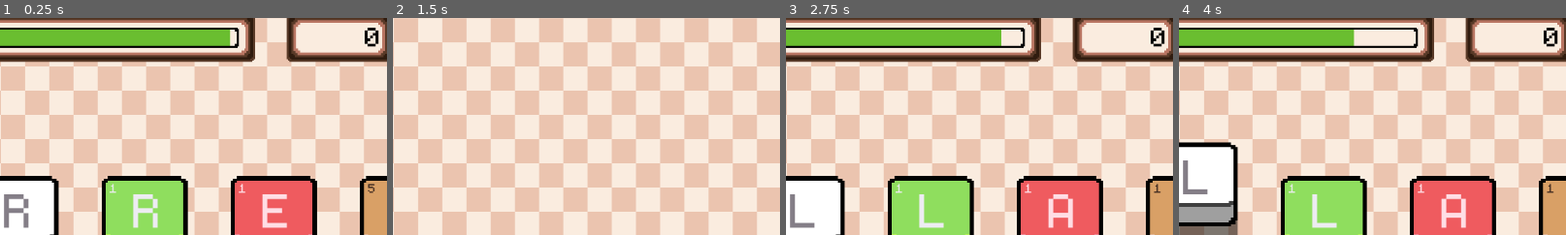
Above: before the commit, frames 1-4 (left to right).
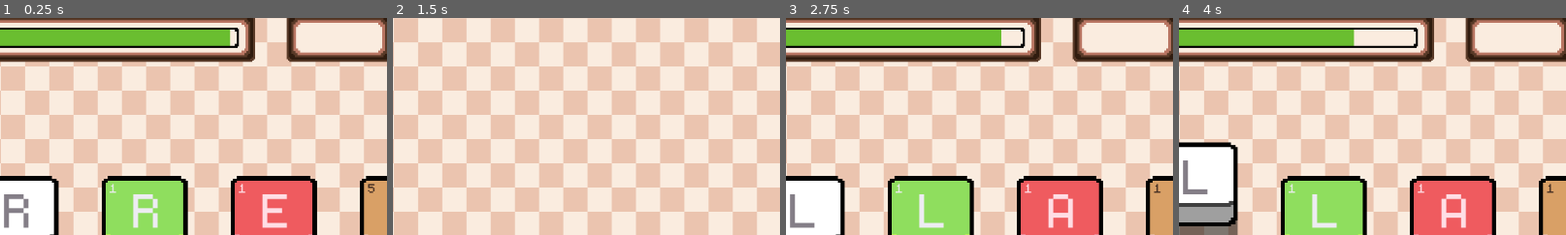
Above: after the commit, the same moments.

Repository: lohchness/Swivle
Game: Godot game, scene res://scenes/Game.tscn
Two runs of this game, one before a commit and one after it. Both use one fixed random seed, a clock stepped at 60 frames per second and the inputs below.
Inputs (mouse positions are % of the whole screen's width and height, from its top left):
- Up to frame 1 (0.25 s): no input
- Up to frame 2 (1.5 s): tap Enter (DEBUG_END) at 0.5 s; move the mouse to (8, 60) at 0.52 s; tap 5 (FIVE) at 0.6 s; click (8, 60) at 0.67 s; tap Space (Pivot) at 1.25 s; move the mouse to (30, 55) at 1.27 s; tap 4 (FOUR) at 1.35 s; click (30, 55) at 1.42 s
- Up to frame 3 (2.75 s): tap Enter (DEBUG_END) at 2 s; move the mouse to (60, 28) at 2.02 s; tap 1 (ONE) at 2.1 s; click (60, 28) at 2.17 s
- Up to frame 4 (4 s): move the mouse to (24, 60) at 2.77 s; tap Space (Pivot) at 2.85, 3.5 s; click (24, 60) at 2.92 s; move the mouse to (41, 60) at 3.52 s; right-click (41, 60) at 3.6 s; click (41, 60) at 3.67 s
The pictures show only the part of the screen within x 39-89%, y 13-63%; the shares and areas given below are measured in that part.

The runs differ from the first frame. In frame 1, 0.2% of the frame differs, in the area x 94-98%, y 4-14%; in frame 2, nothing differs; in frame 3, 0.2%; in frame 4, 0.2%.
Error after the commit: Invalid assignment of property or key 'text' with value of type 'String' on a base object of type 'null instance'. (res://scripts/Game.gd:41)

Commit message:
chore: linting

Diff:
--- a/scripts/Game.gd
+++ b/scripts/Game.gd
@@ -2,24 +2,23 @@
 
 enum State {GAMEOVER, PAUSED, MAINMENU, RUNNING}
 
+var game_state: State = State.RUNNING
 var total_score: int = 0
 var text: String = ""
 
-var game_state: State = State.RUNNING
-
 @onready var hand: Hand = $Hand
 @onready var processor: Processor = $WordProcessor
-@onready var scoreCounter: Label = $TopBar/ScoreCounter
+@onready var score_counter: Label = $TopBar/score_counter
 @onready var timer: CountdownBar = $TopBar/Timer
 
 func _ready() -> void:
 	new_game()
 	hand.check_words.connect(Callable(self, "check_word"))
 	hand.pivoted.connect(Callable(self, "moved"))
-	scoreCounter.text = str(total_score)
+	score_counter.text = str(total_score)
 	timer.gameover.connect(Callable(self, "game_over"))
 
-func _process(delta) -> void:
+func _process(_delta: float) -> void:
 	match game_state:
 		State.RUNNING:
 			if Input.is_action_just_pressed("DEBUG_END"):
@@ -35,11 +34,11 @@
 
 func add_score(score : int) -> void:
 	total_score += score
-	scoreCounter.text = str(total_score)
+	score_counter.text = str(total_score)
 
 func set_score(score : int) -> void:
 	total_score = score
-	scoreCounter.text = str(total_score)
+	score_counter.text = str(total_score)
 
 func check_word(word : String, score : int) -> void:
 	var result = processor.all.find(word)
--- a/scripts/Hand.gd
+++ b/scripts/Hand.gd
@@ -1,26 +1,26 @@
+class_name Hand
 extends Node2D
-class_name Hand
-
-const key = preload("res://scenes/key.tscn")
-@onready var winsize = get_viewport().size
 
 signal key_selected(index: int)
 signal check_words(word: String, score: int)
 signal pivoted
 
-var x_offset = 25 # Initial position
+const NUM_KEYS: int = 6
 
-const NUM_KEYS: int = 6
 var keys: Array[Key]
 var selected_keys: Array[int] = []
 
+var x_offset = 25 # Initial position
 var base_position: Vector2
 var off_screen: Vector2 # Offset when game is over
+
+@onready var winsize = get_viewport().size
+@onready var key_scene = preload("res://scenes/key.tscn")
 
 func _ready() -> void:
 	# Initialize 6 Keys in Hand
 	for i in range(NUM_KEYS):
-		var newkey = key.instantiate()
+		var newkey = key_scene.instantiate()
 		add_child(newkey)
 		keys.append(newkey)
 		# Update hand position (look below)
@@ -84,7 +84,7 @@
 
 func append_letters(letters : String) -> void:
 	for i in letters:
-		var newkey = key.instantiate()
+		var newkey = key_scene.instantiate()
 		add_child(newkey)
 		keys.append(newkey)
 		newkey.position = Vector2(x_offset + winsize.x, winsize.y / 2)
--- a/scripts/Key.gd
+++ b/scripts/Key.gd
@@ -1,10 +1,5 @@
+class_name Key
 extends Node2D
-class_name Key
-
-@onready var letter: Label = $Letter
-@onready var score: Label = $Score
-@onready var area: Area2D = $Area2D
-@onready var collision: CollisionShape2D = $Area2D/CollisionShape2D
 
 signal select_signal(number: int)
 signal deselect_signal(number: int)
@@ -14,6 +9,33 @@
 const EDGE = 1
 const SIDE = 2
 const FONT = 3
+
+const SELECTED_PIXELS: int = 50 # amount of pixels to be raised when selected
+
+var max_tilt: float = 0.15
+var curr_tilt: float = 0
+
+var number: int = 0
+var selected: bool = false
+
+var target_opacity: int
+var base_position: Vector2
+var shade_base_position: Vector2
+
+var curr_scale: Vector2
+var base_scale: Vector2
+var zoom_in_scalar = 1.1
+
+var letter_points: Dictionary[int, Array] = {
+	1 : ["E", "A", "I", "O", "N", "R", "T", "L", "S", "U"],
+	2 : ["D", "G"],
+	3 : ["B", "C", "M", "P"],
+	4 : ["F", "H", "V", "W", "Y"],
+	5 : ["K"],
+	8 : ["J", "X"],
+	10 : ["Q", "Z"]
+}
+
 var colors: Array[Array] = [
 	# top color,      edge color,      side color,      font color
 	[Color("d9a066"), Color("ebc4af"), Color("8f563b"), Color("402b21")], # Brown
@@ -28,30 +50,12 @@
 ]
 var shade_color := Color("000000", .5) # Grayscale with alpha value 133
 
-var letter_points: Dictionary[int, Array] = {
-	1 : ["E", "A", "I", "O", "N", "R", "T", "L", "S", "U"],
-	2 : ["D", "G"],
-	3 : ["B", "C", "M", "P"],
-	4 : ["F", "H", "V", "W", "Y"],
-	5 : ["K"],
-	8 : ["J", "X"],
-	10 : ["Q", "Z"]
-}
+@onready var letter: Label = $Letter
+@onready var score: Label = $Score
+@onready var area: Area2D = $Area2D
+@onready var collision: CollisionShape2D = $Area2D/CollisionShape2D
 
-var max_tilt: float = 0.15
-var curr_tilt: float = 0
 
-var number: int = 0
-var selected: bool = false
-const SELECTED_PIXELS: int = 50 # amount of pixels to be raised when selected
-
-var target_opacity : int
-var base_position: Vector2
-var shade_base_position: Vector2
-
-var curr_scale: Vector2
-var base_scale: Vector2
-var zoom_in_scalar = 1.1
 
 func _ready() -> void:
 	base_position = position
@@ -73,10 +77,15 @@
 	if selected:
 		position = lerp(position, base_position - Vector2(0, SELECTED_PIXELS), 25 * delta)
 		# FIXME: Lerps to position slightly above shade_base_position
-		$keySprites/Shade.position = lerp($keySprites/Shade.position, shade_base_position + Vector2(0, 20), 25 * delta)
+		$keySprites/Shade.position = lerp(
+			$keySprites/Shade.position, shade_base_position + Vector2(0, 20), 25 * delta
+		)
 	else:
 		position = lerp(position, base_position, 25 * delta)
-		$keySprites/Shade.position = lerp($keySprites/Shade.position, shade_base_position, 25 * delta)
+		$keySprites/Shade.position = lerp(
+			$keySprites/Shade.position,
+			shade_base_position, 25 * delta
+		)
 
 	# Hover on mouse wiggle
 	for i: Sprite2D in $keySprites.get_children():
@@ -93,7 +102,7 @@
 	if (modulate.a8 == 0):
 		queue_free()
 
-func _on_area_2d_input_event(viewport, event, shape_idx) -> void:
+func _on_area_2d_input_event(_viewport, event, _shape_idx) -> void:
 	# Prevents from triggering twice in one frames
 	if event is InputEventMouseButton and event.button_index == MOUSE_BUTTON_LEFT and event.pressed:
 		self.on_click()
--- a/scripts/Processor.gd
+++ b/scripts/Processor.gd
@@ -1,14 +1,15 @@
+class_name Processor
 extends Node2D
-class_name Processor
 
-@onready var filtered_words = "res://assets/filtered.txt"
+const NUM_KEYS = 6
+
 var all : Array[String]
 var threes : Array[String]
 var fours : Array[String]
 var fives : Array[String]
 var sixes : Array[String]
 
-const NUM_KEYS = 6
+@onready var filtered_words = "res://assets/filtered.txt"
 
 func _ready():
 	load_file()
